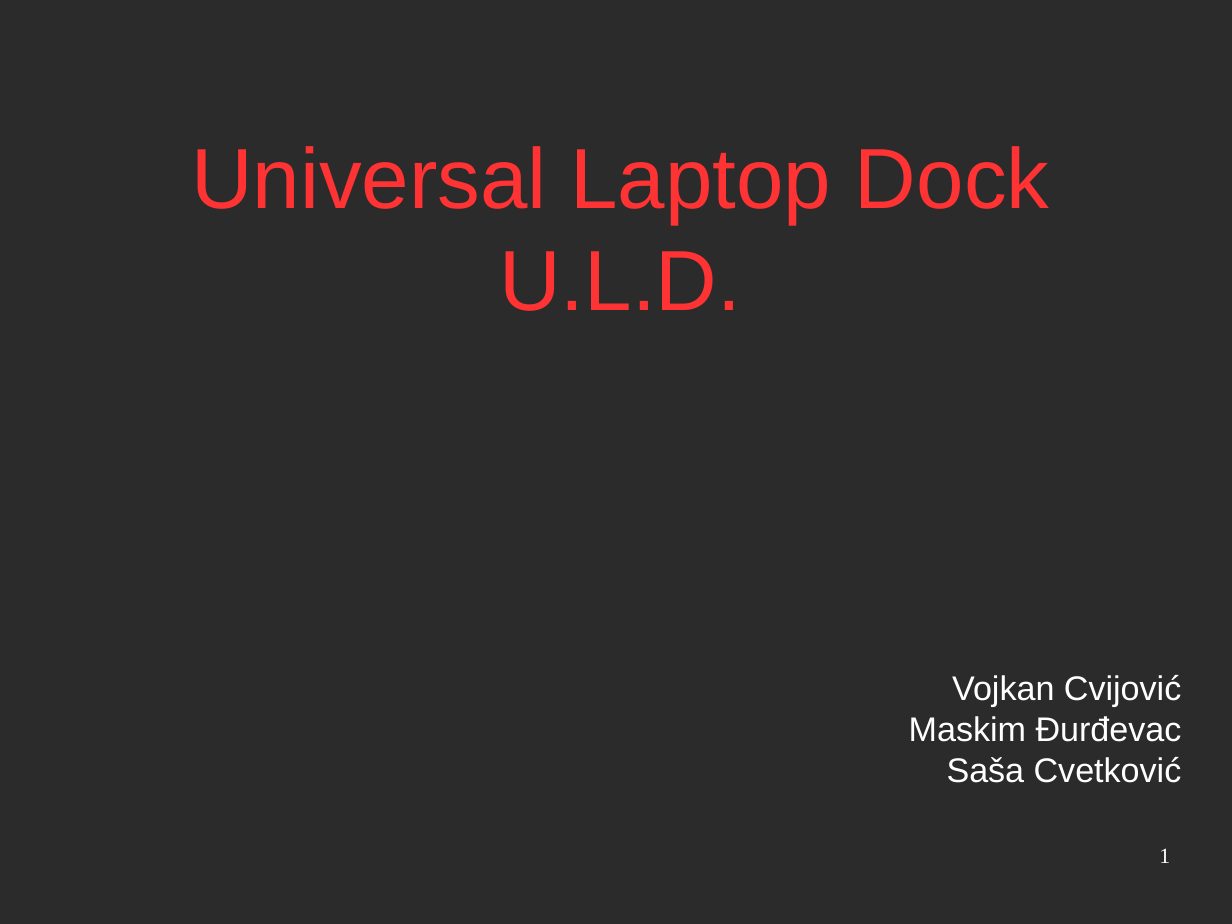
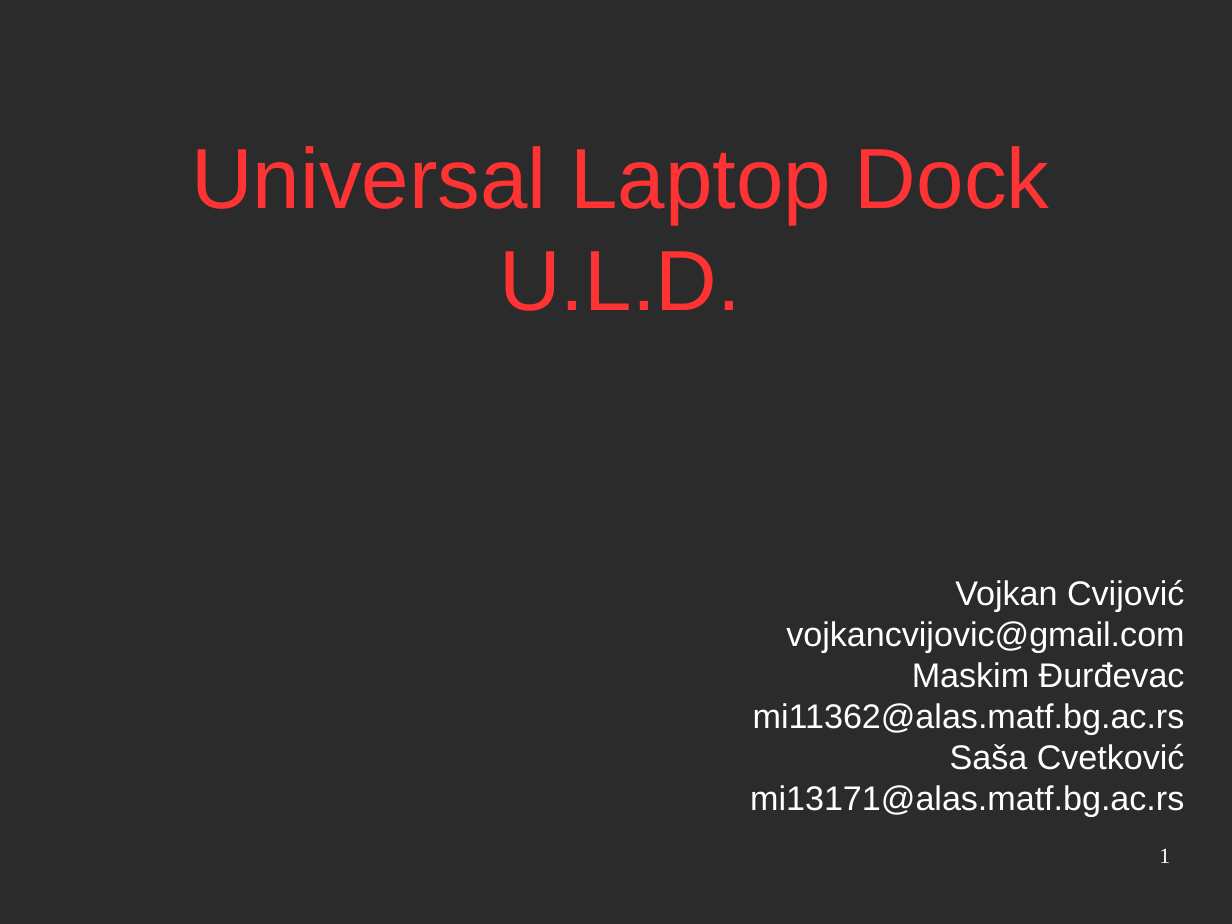
Before and after one commit to salesh/UpravljanjeProjektima, a slide deck: slide 1 of prezentacija/prezentacija.odp. Drawn at 1232x924 pixels with LibreOffice and Linux fonts; fonts in the diff are those of the drawing; background and template pictures are left out; a plain dark background stands for a picture behind light text. Boxes give left, top, right and bottom in pixels: in the first picture for what was removed or moved away, otherwise in the second. Text is boxed around its words. In the diff, an @@ line names an element or a change of style, - is before the commit and + after.

```diff
--- a/prezentacija/prezentacija.odp
+++ b/prezentacija/prezentacija.odp
@@ subtitle "Vojkan Cvijović": place and size @@
-subtitle "Vojkan Cvijović" at [909,675,1182,783]
+subtitle "Vojkan Cvijović" at [750,580,1185,817]
@@ subtitle at [786,621,1184,653]: paragraph added @@
+vojkancvijovic@gmail.com
@@ subtitle at [753,703,1185,735]: paragraph added @@
+mi11362@alas.matf.bg.ac.rs
@@ subtitle at [750,785,1184,817]: paragraph added @@
+mi13171@alas.matf.bg.ac.rs
```
Also in this commit, not shown: 4 other slides changed.
